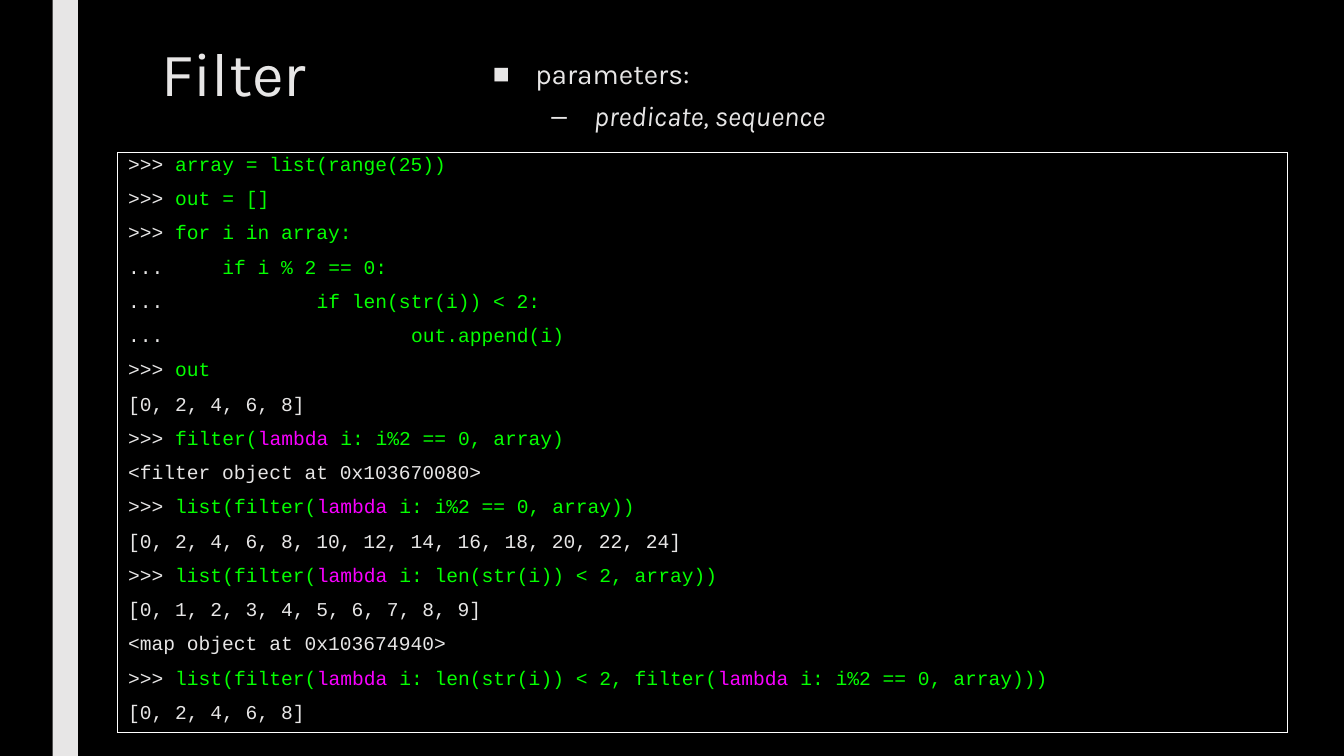
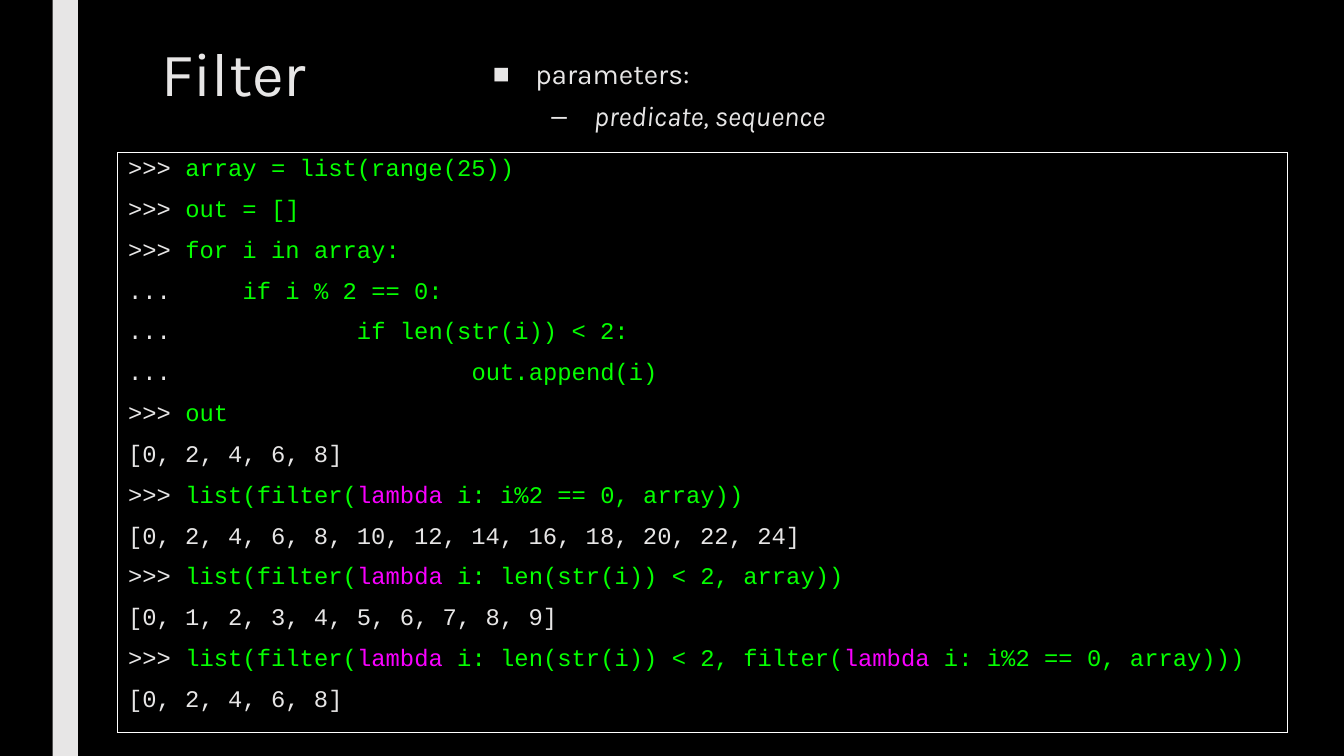
Before and after one commit to max7patek/metaprogramming, a slide deck: slide 13 of slides/02-FirstClassFunctions.pptx. Drawn at 1344x756 pixels with LibreOffice and Linux fonts; fonts in the diff are those of the drawing. Boxes give left, top, right and bottom in pixels: in the first picture for what was removed or moved away, otherwise in the second. Text is boxed around its words. In the diff, an @@ line names an element or a change of style, - is before the commit and + after.

```diff
--- a/slides/02-FirstClassFunctions.pptx
+++ b/slides/02-FirstClassFunctions.pptx
@@ rectangle ">>> array = list(range(25))" at (118,152,1288,733): size 14 to 17 pt; line spacing 0.74 to 0.84 @@
@@ text in rectangle at (128,431,564,483): paragraphs removed @@
->>> filter(lambda i: i%2 == 0, array)
-<filter object at 0x103670080>
@@ text in rectangle at (128,637,446,654): paragraph removed @@
-<map object at 0x103674940>
```
Also in this commit, not shown: 3 other slides changed, 2 slides added, 2 slides removed, 1 other file.
